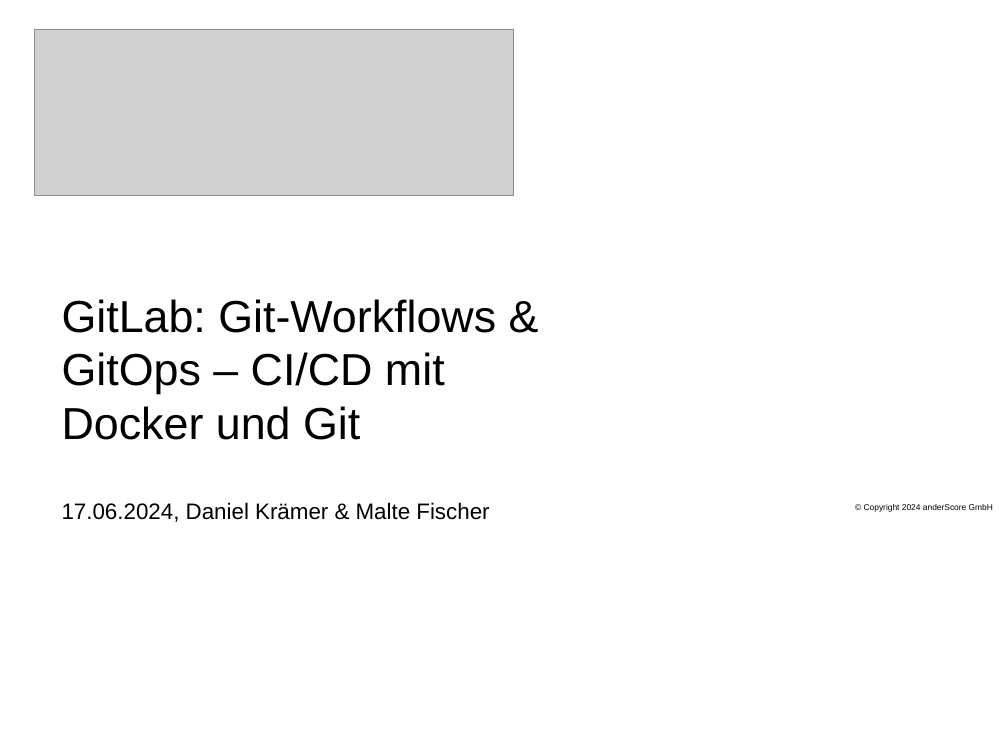
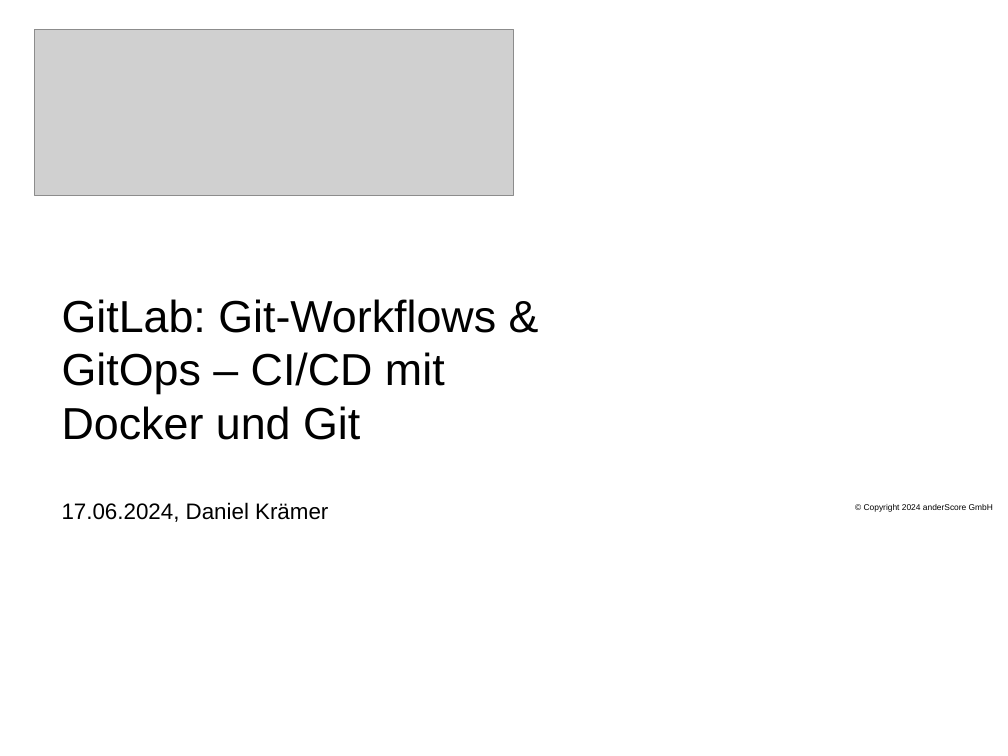
Before and after one commit to anderscore-gmbh/gitlab, a slide deck: slide 1 of slides/Tag-1_1-Begruessung.pptx. Drawn at 1008x756 pixels with LibreOffice and Linux fonts; fonts in the diff are those of the drawing; grey boxes stand for pictures; background and template pictures are left out. Boxes give left, top, right and bottom in pixels: in the first picture for what was removed or moved away, otherwise in the second. Text is boxed around its words. In the diff, an @@ line names an element or a change of style, - is before the commit and + after.

```diff
--- a/slides/Tag-1_1-Begruessung.pptx
+++ b/slides/Tag-1_1-Begruessung.pptx
@@ subtitle at bbox=[62, 502, 328, 522]: text changed @@
-17.06.2024, Daniel Krämer & Malte Fischer
+17.06.2024, Daniel Krämer
```
Also in this commit, not shown: 11 other slides changed, 4 other files.
